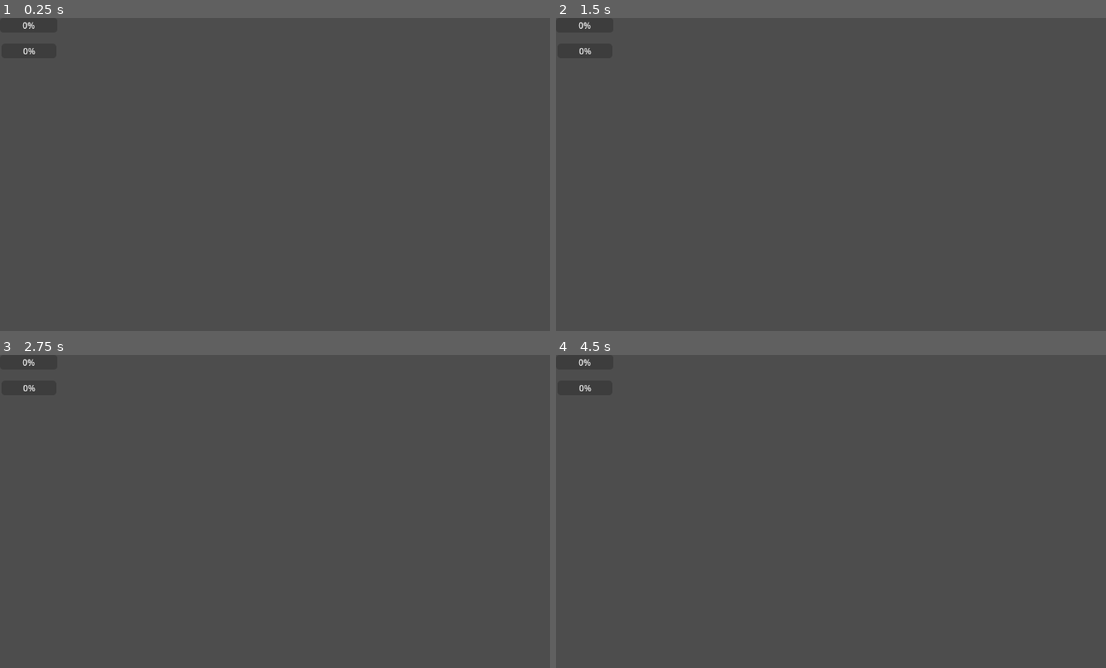
Above: before the commit, frames 1-4 (two rows, left to right).
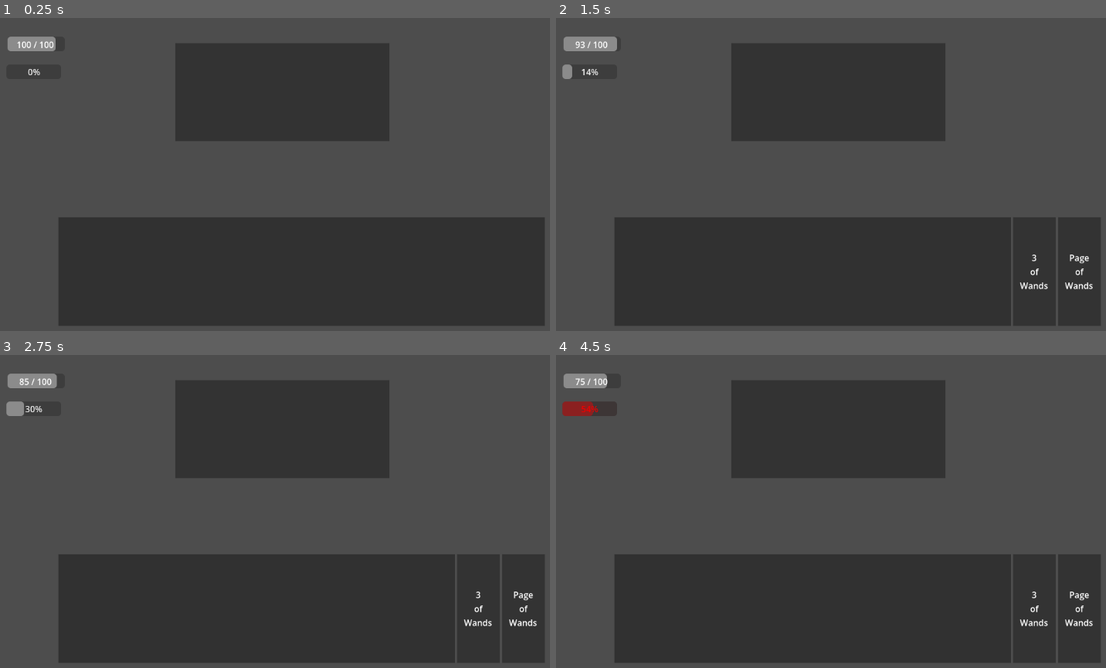
Above: after the commit, the same moments.

Repository: diana-dudak/AddictionGame_Prototype
Game: Godot game, scene res://CombatArena.tscn
Two runs of this game, one before a commit and one after it. Both use one fixed random seed, a clock stepped at 60 frames per second and the inputs below. Before the commit the project has no main scene; this scene is started directly in both runs.
Inputs:
- Up to frame 1 (0.25 s): no input
- Up to frame 2 (1.5 s): tap Enter (ui_accept) at 0.5, 1.35 s; hold Right (ui_right) 0.53-1.28 s; hold Enter (ui_accept) 0.53-1.28 s
- Up to frame 3 (2.75 s): tap Enter (ui_accept) at 1.52, 1.82 s; hold Right (ui_right) from 2.03 s (still down); hold Enter (ui_accept) from 2.03 s (still down)
- Up to frame 4 (4.5 s): release Right (ui_right) at 2.78 s; release Enter (ui_accept) at 2.78 s; hold Up (ui_up) 2.78-3.53 s; tap Enter (ui_accept) at 2.85, 3.02, 3.32, 4.35 s; hold Enter (ui_accept) 3.53-4.28 s

The runs differ from the first frame. In frame 1, 43% of the frame differs, in the area x 1-100%, y 1-99%; in frame 2, 43%; in frame 3, 43%; in frame 4, 43%.

Commit message:
add card ui, resourse managers, ui managers, chain an hand containers.

Diff:
--- /dev/null
+++ b/CardUI.gd
@@ -0,0 +1,37 @@
+class_name CardUI extends Control
+
+@export var name_label: Label
+var card_data: CardData
+
+## Initializes the visual representation based on the raw data.
+func setup(data: CardData) -> void:
+	card_data = data
+
+	# Convert Enum integer to string (e.g., Suit.CUPS -> "CUPS")
+	var suit_name: String = CardData.Suit.keys()[card_data.suit].capitalize()
+	var rank_name: String = str(card_data.rank)
+
+	# Handle face cards
+	match card_data.rank:
+		1: rank_name = "Ace"
+		11: rank_name = "Page"
+		12: rank_name = "Knight"
+		13: rank_name = "Queen"
+		14: rank_name = "King"
+
+	name_label.text = rank_name + "\nof\n" + suit_name
+
+## Built-in Godot function: Triggers when the user clicks and drags this Control.
+func _get_drag_data(at_position: Vector2) -> Variant:
+	# 1. Create a visual preview that follows the mouse
+	var preview = Control.new()
+	var preview_rect = ColorRect.new()
+	preview_rect.size = size
+	preview_rect.color = Color(0.5, 0.5, 0.5, 0.7) # Semi-transparent grey
+	preview_rect.position = -size / 2 # Center the preview on the mouse
+	preview.add_child(preview_rect)
+
+	set_drag_preview(preview)
+
+	# 2. Return the data payload we want to drop (returning self passes the whole node)
+	return self
--- /dev/null
+++ b/CardUI.tscn
@@ -0,0 +1,34 @@
+[gd_scene format=3 uid="uid://cekewoxunq38y"]
+
+[ext_resource type="Script" uid="uid://mivdvd2780xc" path="res://CardUI.gd" id="1_huidv"]
+
+[node name="CardUI" type="Control" unique_id=86390183 node_paths=PackedStringArray("name_label")]
+custom_minimum_size = Vector2(80, 120)
+layout_mode = 3
+anchors_preset = 15
+anchor_right = 1.0
+anchor_bottom = 1.0
+grow_horizontal = 2
+grow_vertical = 2
+script = ExtResource("1_huidv")
+name_label = NodePath("ColorRect/Label")
+
+[node name="ColorRect" type="ColorRect" parent="." unique_id=1047934870]
+layout_mode = 1
+anchors_preset = 15
+anchor_right = 1.0
+anchor_bottom = 1.0
+grow_horizontal = 2
+grow_vertical = 2
+color = Color(0.2, 0.2, 0.2, 1)
+
+[node name="Label" type="Label" parent="ColorRect" unique_id=778854666]
+layout_mode = 1
+anchors_preset = 15
+anchor_right = 1.0
+anchor_bottom = 1.0
+grow_horizontal = 2
+grow_vertical = 2
+horizontal_alignment = 1
+vertical_alignment = 1
+autowrap_mode = 2
--- /dev/null
+++ b/ChainUI.gd
@@ -0,0 +1,21 @@
+class_name ChainUI extends HBoxContainer
+
+signal card_played_to_chain(card_ui: CardUI)
+
+## Built-in Godot function: Checks if the dragged payload is allowed to be dropped here.
+func _can_drop_data(at_position: Vector2, data: Variant) -> bool:
+	# Only accept the drop if the data is a CardUI node
+	return data is CardUI
+
+## Built-in Godot function: Executes when the mouse is released over this control.
+func _drop_data(at_position: Vector2, data: Variant) -> void:
+	var card_ui = data as CardUI
+
+	# Remove the card from the HandContainer
+	card_ui.get_parent().remove_child(card_ui)
+
+	# Add it to this ChainContainer
+	add_child(card_ui)
+
+	# Broadcast to our game logic that a card was physically played
+	card_played_to_chain.emit(card_ui)
--- a/CombatArena.tscn
+++ b/CombatArena.tscn
@@ -1,12 +1,21 @@
 [gd_scene format=3 uid="uid://bs1vcjqtxrymf"]
 
+[ext_resource type="Script" uid="uid://bnl45oqtjyfji" path="res://ResourceManager.gd" id="1_b5p3j"]
+[ext_resource type="Script" uid="uid://byfsy2rbbrho8" path="res://CombatTester.gd" id="1_h7473"]
 [ext_resource type="Script" uid="uid://bhii3wo3oylrx" path="res://DeckManager.gd" id="1_qn7jf"]
+[ext_resource type="Script" uid="uid://d3nv3m07qtmiy" path="res://UIManager.gd" id="3_vnun2"]
+[ext_resource type="Script" uid="uid://cr6uaekpn0380" path="res://ChainUI.gd" id="5_mu1jp"]
+[ext_resource type="PackedScene" uid="uid://cekewoxunq38y" path="res://CardUI.tscn" id="5_urmqb"]
 
-[node name="CombatArena" type="Node" unique_id=2123142560]
+[node name="CombatArena" type="Node" unique_id=2123142560 node_paths=PackedStringArray("resource_manager", "deck_manager")]
+script = ExtResource("1_h7473")
+resource_manager = NodePath("Logic/ResourceManager")
+deck_manager = NodePath("Logic/DeckManager")
 
 [node name="Logic" type="Node" parent="." unique_id=1277129681]
 
 [node name="ResourceManager" type="Node" parent="Logic" unique_id=251496624]
+script = ExtResource("1_b5p3j")
 
 [node name="ChainManager" type="Node" parent="Logic" unique_id=435828478]
 
@@ -15,20 +24,63 @@
 [node name="DeckManager" type="Node" parent="Logic" unique_id=629587727]
 script = ExtResource("1_qn7jf")
 
-[node name="UI" type="CanvasLayer" parent="." unique_id=552003944]
+[node name="UI" type="CanvasLayer" parent="." unique_id=552003944 node_paths=PackedStringArray("resource_manager", "deck_manager", "wp_bar", "voltage_bar", "wp_label", "hand_container")]
+script = ExtResource("3_vnun2")
+resource_manager = NodePath("../Logic/ResourceManager")
+deck_manager = NodePath("../Logic/DeckManager")
+wp_bar = NodePath("WillpowerBar")
+voltage_bar = NodePath("VoltageMeter")
+wp_label = NodePath("WillpowerBar/WPText")
+hand_container = NodePath("HandContainer")
+card_scene_template = ExtResource("5_urmqb")
 
 [node name="WillpowerBar" type="ProgressBar" parent="UI" unique_id=1794174971]
-offset_right = 107.0
-offset_bottom = 27.0
+offset_left = 14.0
+offset_top = 35.0
+offset_right = 121.0
+offset_bottom = 62.0
+show_percentage = false
+
+[node name="WPText" type="Label" parent="UI/WillpowerBar" unique_id=1608711493]
+layout_mode = 1
+anchors_preset = 15
+anchor_right = 1.0
+anchor_bottom = 1.0
+offset_left = -1.0
+offset_top = 1.0
+offset_right = -1.0
+offset_bottom = 1.0
+grow_horizontal = 2
+grow_vertical = 2
+horizontal_alignment = 1
+vertical_alignment = 1
 
 [node name="VoltageMeter" type="ProgressBar" parent="UI" unique_id=960136065]
-offset_left = 3.0
-offset_top = 48.0
-offset_right = 105.0
-offset_bottom = 75.0
+offset_left = 12.0
+offset_top = 87.0
+offset_right = 114.0
+offset_bottom = 114.0
 
-[node name="HBoxConHandContainertainer" type="HBoxContainer" parent="UI" unique_id=1250201844]
-offset_left = 44.0
-offset_top = 53.0
-offset_right = 84.0
-offset_bottom = 93.0
+[node name="HandContainer" type="HBoxContainer" parent="UI" unique_id=1250201844]
+offset_left = 109.0
+offset_top = 372.0
+offset_right = 1017.0
+offset_bottom = 575.0
+
+[node name="ColorRect" type="ColorRect" parent="UI/HandContainer" unique_id=1230285621]
+layout_mode = 2
+size_flags_horizontal = 3
+color = Color(0.19076231, 0.19076234, 0.19076225, 1)
+
+[node name="ChainContainer" type="HBoxContainer" parent="UI" unique_id=1876728538]
+custom_minimum_size = Vector2(400, 130)
+offset_left = 327.0
+offset_top = 47.0
+offset_right = 727.0
+offset_bottom = 230.0
+script = ExtResource("5_mu1jp")
+
+[node name="ColorRect" type="ColorRect" parent="UI/ChainContainer" unique_id=1683964085]
+layout_mode = 2
+size_flags_horizontal = 3
+color = Color(0.20152658, 0.20152658, 0.20152658, 1)
--- /dev/null
+++ b/CombatTester.gd
@@ -0,0 +1,66 @@
+class_name CombatTester extends Node
+
+@export_category("System Managers")
+## Drag the ResourceManager here
+@export var resource_manager: ResourceManager
+## Drag the DeckManager here
+@export var deck_manager: DeckManager
+
+var mock_chain_length: int = 1
+var is_bailout_pending: bool = false
+
+func _ready() -> void:
+	# Verify dependencies
+	if not resource_manager or not deck_manager:
+		push_error("CombatTester: Missing manager references in Inspector.")
+		return
+
+	# Listen for the Siphon trigger
+	resource_manager.bailout_offered.connect(_on_bailout_offered)
+
+	print("--- COMBAT PROTOTYPE ONLINE ---")
+	print("Press [SPACE] to take 'The Hit' (Draw Card, -2 WP, +5% Voltage)")
+	print("Press [RIGHT ARROW] to play a card and extend the chain")
+
+func _unhandled_input(event: InputEvent) -> void:
+	# Ignore input if we are trapped in the bailout dialogue state
+	if is_bailout_pending:
+		if event.is_action_pressed("ui_up"): # Up Arrow
+			_accept_bailout()
+		return
+
+	if event.is_action_pressed("ui_accept"): # Spacebar / Enter
+		_simulate_the_hit()
+	elif event.is_action_pressed("ui_right"): # Right Arrow
+		_simulate_play_card()
+
+func _simulate_the_hit() -> void:
+	print("Input: Attempting 'The Hit'...")
+	# The Hit costs 2 WP and adds 5% Voltage
+	if resource_manager.execute_the_hit():
+		deck_manager.draw_cards(1)
+		print("-> Success! Card drawn. Watch the Voltage meter.")
+	else:
+		print("-> Failed! Not enough Willpower.")
+
+func _simulate_play_card() -> void:
+	print("Input: Playing card at Chain Position: ", mock_chain_length)
+	# Card cost scales linearly based on chain position
+	if resource_manager.spend_wp_for_card(mock_chain_length, false):
+		print("-> Card played successfully. WP deducted.")
+		mock_chain_length += 1
+	else:
+		print("-> Failed! Chain broken due to insufficient WP.")
+
+func _on_bailout_offered() -> void:
+	is_bailout_pending = true
+	print("\n=== AURELIUS APPEARS ===")
+	print("\"You look exhausted, Vessel. Let me carry that burden...\"")
+	print(">>> Press [UP ARROW] to accept the Siphon (-15% Max WP, Full Heal) <<<")
+
+func _accept_bailout() -> void:
+	print("Input: Accepted the Siphon.")
+	resource_manager.accept_siphon_bailout()
+	is_bailout_pending = false
+	mock_chain_length = 1 # Reset the chain after recovering
+	print("-> You are now more Brittle. Try playing cards now.")
--- /dev/null
+++ b/ResourceManager.gd
@@ -0,0 +1,88 @@
+class_name ResourceManager extends Node
+
+# Signals for UI and State Machine synchronization
+signal wp_changed(current_wp: int, max_wp: int)
+signal max_wp_clipped(new_max: int)
+signal voltage_changed(current_voltage: float)
+signal bailout_offered() # Emitted when WP drops below 10
+
+@export_category("Willpower Economy")
+@export var base_max_wp: int = 100
+var current_max_wp: int
+var current_wp: int
+
+@export_category("Short Circuit & Voltage")
+var current_voltage: float = 0.0
+
+func _ready() -> void:
+	current_max_wp = base_max_wp
+	current_wp = current_max_wp
+
+	# Initial UI sync
+	call_deferred("emit_initial_signals")
+
+func emit_initial_signals() -> void:
+	wp_changed.emit(current_wp, current_max_wp)
+	voltage_changed.emit(current_voltage)
+
+## Modifies WP and checks for the Siphon bailout threshold.
+func modify_wp(amount: int) -> void:
+	var old_wp: int = current_wp
+	current_wp = clampi(current_wp + amount, 0, current_max_wp)
+
+	if current_wp != old_wp:
+		wp_changed.emit(current_wp, current_max_wp)
+
+	# The Trigger: Aurelius offers a refill if WP drops below 10
+	if current_wp < 10 and old_wp >= 10:
+		trigger_bailout_offer()
+
+## Calculates the cost of a card based on its position in the chain.
+func get_card_cost(chain_position: int, is_cup_bridge: bool = false) -> int:
+	# Zero-Cost Flow: Cups used as a same-rank bridge cost 0 WP
+	if is_cup_bridge:
+		return 0
+
+	# Formula: Base (1 WP) + (Position in Chain - 1)
+	return 1 + (chain_position - 1)
+
+## Applies the cost of a card play.
+func spend_wp_for_card(chain_position: int, is_cup_bridge: bool = false) -> bool:
+	var cost: int = get_card_cost(chain_position, is_cup_bridge)
+	if current_wp >= cost:
+		modify_wp(-cost)
+		return true
+	return false
+
+## Active Acquisition: "The Hit"
+## Spends 2 WP and increases Voltage by 5% to manually draw a card.
+func execute_the_hit() -> bool:
+	var hit_cost: int = 2
+	if current_wp >= hit_cost:
+		modify_wp(-hit_cost)
+		add_voltage(5.0) # Adds 5% flat Voltage
+		return true
+	return false
+
+## Adds voltage to the hidden meter, used for Short Circuit calculations.
+func add_voltage(amount_percent: float) -> void:
+	current_voltage += amount_percent
+	voltage_changed.emit(current_voltage)
+
+## Signals the game state that Aurelius is offering a deal.
+func trigger_bailout_offer() -> void:
+	push_warning("Aurelius Siphon Triggered: Player WP critical (< 10).")
+	bailout_offered.emit()
+
+## Accepts Aurelius's bailout. Restores WP but permanently reduces Max WP.
+func accept_siphon_bailout() -> void:
+	# Permanent Decay: Clips 15% of the player's Max WP
+	var penalty: int = int(base_max_wp * 0.15)
+	current_max_wp = max(1, current_max_wp - penalty)
+
+	# Restores current WP to 100% of the NEW Max WP
+	current_wp = current_max_wp
+
+	max_wp_clipped.emit(current_max_wp)
+	wp_changed.emit(current_wp, current_max_wp)
+	push_warning("Bailout accepted. Player is now more Brittle. Max WP: ", current_max_wp)
--- /dev/null
+++ b/UIManager.gd
@@ -0,0 +1,99 @@
+class_name UIManager extends CanvasLayer
+
+@export_category("Logic Dependencies")
+## Drag the ResourceManager node from your scene tree into this slot in the inspector
+@export var resource_manager: ResourceManager
+## Drag your DeckManager here
+@export var deck_manager: DeckManager
+
+@export_category("UI Elements")
+## Drag the WillpowerBar node here$WillpowerBar
+@export var wp_bar: ProgressBar
+## Drag the VoltageMeter node here
+@export var voltage_bar: ProgressBar
+
+@export_category("UI Labels")
+## Drag the WPText (Label) node here in the Inspector
+@export var wp_label: Label
+
+@export_category("Card Containers")
+## Drag the HandContainer here
+@export var hand_container: HBoxContainer
+## Drag your newly created CardUI.tscn from the FileSystem here
+@export var card_scene_template: PackedScene
+
+func _ready() -> void:
+	# 1. Validate dependencies (Defensive Programming)
+	if not resource_manager or not wp_bar or not voltage_bar or not wp_label or not hand_container or not card_scene_template:
+		push_error("UIManager: Missing node references. Check the Inspector.")
+		return
+
+	# 2. Configure Progress Bar base settings
+	voltage_bar.min_value = 0.0
+	voltage_bar.max_value = 100.0 # Voltage is calculated as a percentage up to 100%
+
+	# 3. Connect signals from the ResourceManager to our UI update functions
+	resource_manager.wp_changed.connect(_on_wp_changed)
+	resource_manager.voltage_changed.connect(_on_voltage_changed)
+	resource_manager.max_wp_clipped.connect(_on_max_wp_clipped)
+
+	# Note: The initial sync is handled by the deferred signal in ResourceManager._ready()
+	if deck_manager:
+		deck_manager.card_drawn.connect(_on_card_drawn)
+
+## Instantiates a visual card when the logic layer draws one.
+func _on_card_drawn(card_data: CardData) -> void:
+	if not card_scene_template:
+		push_error("UIManager: Card Scene Template is missing!")
+		return
+
+	var new_card_ui = card_scene_template.instantiate() as CardUI
+	hand_container.add_child(new_card_ui)
+
+	# Pass the raw data to the visual script so it can format its text
+	new_card_ui.setup(card_data)
+
+## Animates the Willpower bar changing.
+func _on_wp_changed(current_wp: int, max_wp: int) -> void:
+	wp_bar.max_value = max_wp
+
+	# Update the exact numbers on our custom label
+	wp_label.text = str(current_wp) + " / " + str(max_wp)
+
+	# Kill any existing animations on the bar to prevent stuttering
+	var tween = get_tree().create_tween()
+
+	# If we took damage, snap quickly. If we healed, fill smoothly.
+	var duration = 0.15 if current_wp < wp_bar.value else 0.4
+
+	tween.tween_property(wp_bar, "value", float(current_wp), duration)\
+		.set_trans(Tween.TRANS_SINE)\
+		.set_ease(Tween.EASE_OUT)
+
+## Animates the Voltage meter creeping up.
+func _on_voltage_changed(current_voltage: float) -> void:
+	var tween = get_tree().create_tween()
+
+	# Voltage should feel like a slow, threatening build-up
+	tween.tween_property(voltage_bar, "value", current_voltage, 0.5)\
+		.set_trans(Tween.TRANS_EXPO)\
+		.set_ease(Tween.EASE_OUT)
+
+	# Visual warning if we enter the "Danger Zone" (~50% failure rate)
+	if current_voltage >= 50.0:
+		voltage_bar.modulate = Color(1.0, 0.0, 0.0) # Turn the bar red
+	else:
+		voltage_bar.modulate = Color(1.0, 1.0, 1.0) # Keep it normal
+
+## Handles the UI reaction when Aurelius permanently reduces max health.
+func _on_max_wp_clipped(new_max: int) -> void:
+	# In a horror game, losing max health should be physically obvious.
+	# We shrink the maximum value and flash the bar.
+	wp_bar.max_value = new_max
+
+	# Force an immediate text update when max health drops
+	wp_label.text = str(wp_bar.value) + " / " + str(new_max)
+
+	var tween = get_tree().create_tween()
+	tween.tween_property(wp_bar, "modulate", Color(0.2, 0.2, 0.2), 0.1) # Flash dark
+	tween.tween_property(wp_bar, "modulate", Color(1.0, 1.0, 1.0), 0.5) # Fade back to normal
--- a/project.godot
+++ b/project.godot
@@ -11,6 +11,7 @@
 [application]
 
 config/name="AddictionGame_Prototype"
+run/main_scene="uid://bs1vcjqtxrymf"
 config/features=PackedStringArray("4.6", "Forward Plus")
 config/icon="res://icon.svg"
 
Not shown, added: CardUI.gd.uid
Not shown, added: ChainUI.gd.uid
Not shown, added: CombatTester.gd.uid
Not shown, added: ResourceManager.gd.uid
Not shown, added: UIManager.gd.uid
